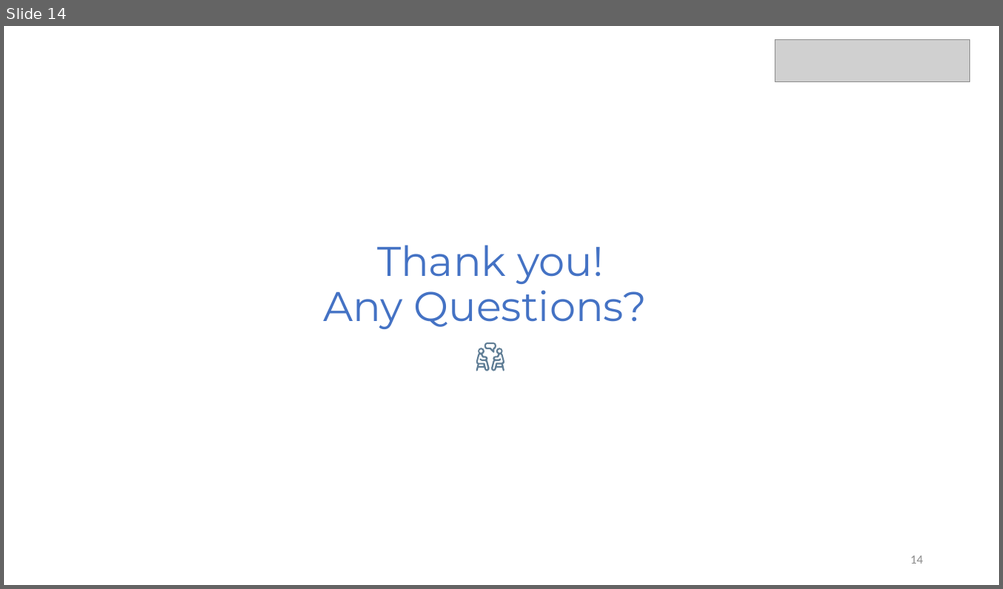
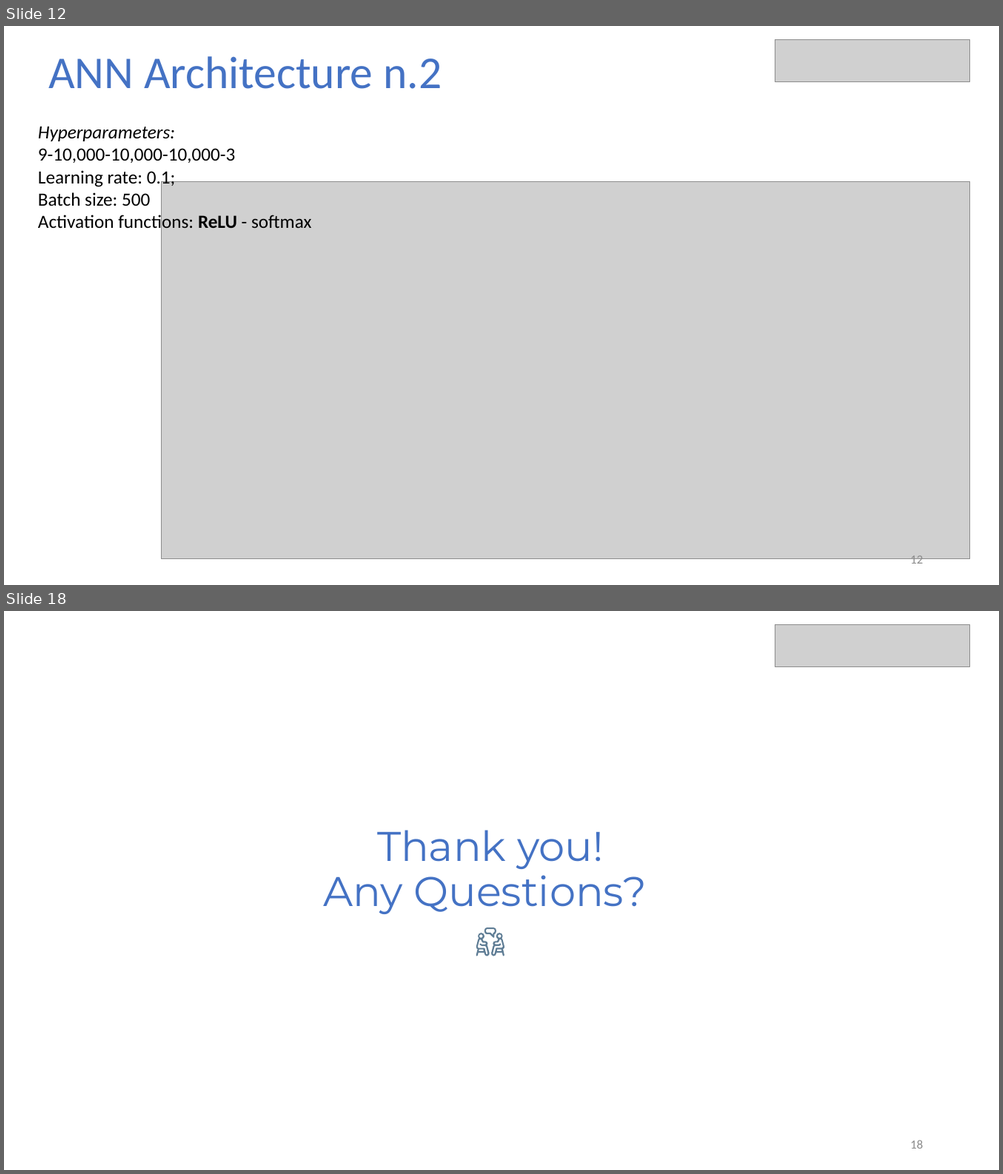
Before and after one commit to aserena7/Artificial-Neural-Networks---Parthenope-Univeristy-, a slide deck: ANN_Parthenope_19052023.pptx. Shown one above the other, each under a label of ours: slide 14 before the commit, slides 12 and 18 after it; the slides between them are not shown. The pictures are 1003x589 and 1003x1174 pixels, drawn with LibreOffice and Linux fonts; fonts in the diff are those of the drawing; grey boxes stand for pictures. Boxes give left, top, right and bottom in pixels: in the first picture for what was removed or moved away, otherwise in the second. Text is boxed around its words. In the diff, an @@ line names an element or a change of style, - is before the commit and + after.

```diff
--- a/ANN_Parthenope_19052023.pptx
+++ b/ANN_Parthenope_19052023.pptx
@@ slide 12 added at bbox=[4, 26, 999, 585], background #FFFFFF @@
@@ picture added at bbox=[776, 39, 970, 82] @@
@@ text added at bbox=[48, 56, 441, 89], 44 pt, text #4472C4 @@
+ANN Architecture n.2
@@ text added at bbox=[38, 126, 312, 233], 18 pt, text #000000 @@
+Hyperparameters:
+9-10,000-10,000-10,000-3
+Learning rate: 0.1;
+Batch size: 500
+Activation functions: ReLU - softmax
@@ picture added at bbox=[162, 181, 970, 560] @@
@@ page number added at bbox=[910, 556, 922, 568], 12 pt, text #8C8C8C @@
+12
@@ what was slide 14 is now slide 18 @@
@@ page number at bbox=[910, 1140, 922, 1149]: text changed @@
-14
+18
```
Also in this commit, not shown: 7 slides changed, 4 other slides added, 1 slide removed.
